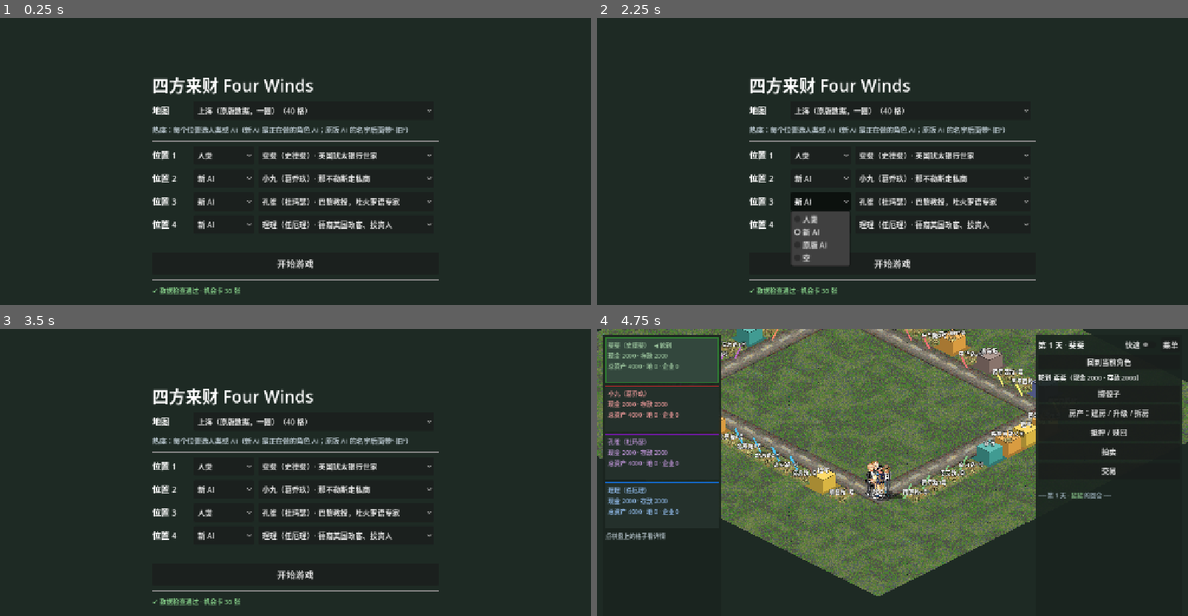
Above: before the commit, frames 1-4 (two rows, left to right).
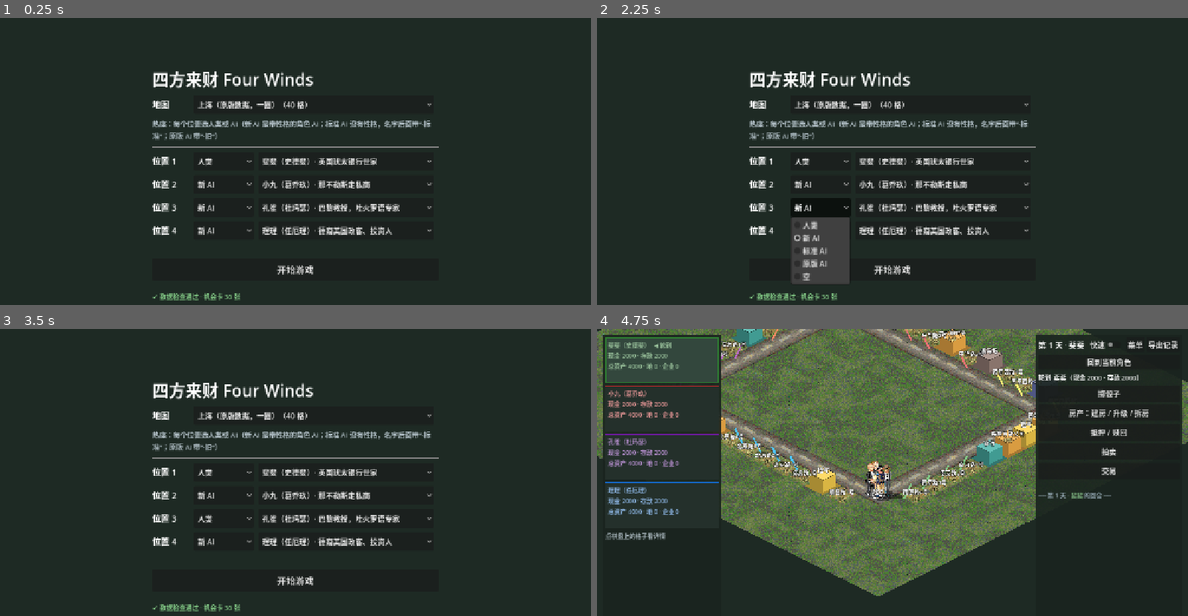
Above: after the commit, the same moments.

Repository: rdfzjack/four-winds
Game: Godot game, scene res://scenes/main.tscn
The game is run twice, just before and just after one commit, with the same random seed, the same clock (stepped at 60 frames per second) and the same inputs.
Inputs:
- Up to frame 1 (0.25 s): no input
- Up to frame 2 (2.25 s): click "人类" at 0.5 s; click "新 AI" at 1.25 s; click "新 AI" at 2 s
- Up to frame 3 (3.5 s): click "新 AI" at 2.75 s
- Up to frame 4 (4.75 s): click "人类" at 3.5 s; click "开始游戏" at 4.25 s

The runs differ from the first frame. In frame 1, 8.3% of the frame differs, in the area x 25-75%, y 18-99%; in frame 2, 9.5%; in frame 3, 8.3%; in frame 4, 0.2%.

Commit message:
AI 框架返工计划；主界面加标准 AI；对局记录导出
- docs：ai_design.md 加 H 节（作者试玩后的结论、标准 AI 的统一道理、
  性格旋钮表、评测场景草案、做的顺序）；plan.md 进度改为框架返工，调参暂停
- 主界面座位加“标准 AI”（名字带“·标准”）
- 对局记录：game.record_history / history / ai_think / export_record；
  棋盘右上角“导出记录”，打完一局自动存到 user://records/
- AI 回答交易、发起交易、买地时记下当时的账

Co-Authored-By: Claude Opus 5.5 <noreply@anthropic.com>
Claude-Session: https://claude.ai/code/session_0179xkGh6yJevFp2qowJuuqR

Diff:
--- a/fourwinds-benti/scripts/core/game.gd
+++ b/fourwinds-benti/scripts/core/game.gd
@@ -48,6 +48,10 @@
 var houses: Dictionary = {}
 var events: Array = []
 var rng := RandomNumberGenerator.new()
+## 对局记录（导出给作者 / 分析 AI 用）：record_history 打开后，每个事件（除了一步步走）和 AI 的想法都记在这里
+var record_history: bool = false
+var history: Array = []
+var seed_used: int = -1         ## 这局的随机种子（导出记录里写上）
 ## 测试和作弊用（原版的 STEP / C 作弊码）：下一次掷骰用的点数 [a, b]；下一张机会卡的编号
 var forced_dice: Array = []
 var forced_cards: Array = []
@@ -80,6 +84,7 @@
 		rng.seed = seed_value
 	else:
 		rng.randomize()
+	seed_used = int(rng.seed)
 	_house_defs.clear()
 	for lv in rules.get("houses", {}).get("levels", []):
 		_house_defs[str(lv["id"])] = lv
@@ -117,6 +122,7 @@
 			}
 	houses.clear()
 	events.clear()
+	history.clear()
 	pending = {}
 	_move = {}
 	winner = -1
@@ -148,6 +154,43 @@
 ## AI 记一笔“性格动作”，评测工具统计用：kind = slip（按错）、mercy（放水）等，见 docs/ai_design.md
 func ai_note(pi: int, kind: String) -> void:
 	_emit("ai_note", {"player": pi, "kind": kind})
+
+
+## AI 记下“为什么这样决定”（估价、得分、留钱线……），只在 record_history 打开时记进对局记录。
+## kind 是决定的种类（trade_answer、trade_propose、buy……），data 是当时算出来的数。
+func ai_think(pi: int, kind: String, data: Dictionary) -> void:
+	if not record_history:
+		return
+	var entry := data.duplicate(true)
+	entry["type"] = "ai_think"
+	entry["kind"] = kind
+	entry["player"] = pi
+	entry["day"] = day
+	history.append(entry)
+
+
+## 每个玩家现在的状况（对局记录用）
+func snapshot() -> Array:
+	var out: Array = []
+	for p in players:
+		out.append({
+			"player": p.index, "name": p.display_name, "cash": p.cash, "deposit": p.deposit,
+			"total_assets": total_assets(p.index), "bankrupt": p.bankrupt, "pos": p.pos,
+			"properties": properties_of(p.index),
+		})
+	return out
+
+
+## 整局的记录：开局信息、每个事件、AI 的想法、现在的局面。存成 JSON 发给 AI 分析。
+func export_record() -> Dictionary:
+	var seats: Array = []
+	for p in players:
+		seats.append({"player": p.index, "name": p.display_name, "character": p.character,
+				"human": p.human, "ai": p.ai, "form": p.form})
+	return {
+		"format": 1, "map": board.id, "seed": seed_used, "day": day, "phase": phase,
+		"winner": winner, "seats": seats, "final": snapshot(), "history": history,
+	}
 
 
 func drain_events() -> Array:
@@ -1413,6 +1456,12 @@
 func _emit(type: String, data: Dictionary) -> void:
 	data["type"] = type
 	events.append(data)
+	if record_history and type != "step":
+		var entry := data.duplicate(true)
+		entry["day"] = day
+		history.append(entry)
+		if type == "turn_start":
+			history.append({"type": "snapshot", "day": day, "players": snapshot()})
 
 
 # ───────────────────────── 自检（测试用）─────────────────────────
--- a/fourwinds-benti/scripts/core/new_ai.gd
+++ b/fourwinds-benti/scripts/core/new_ai.gd
@@ -32,7 +32,9 @@
 				Trader.auction_turn(game, pi)
 				return true
 			"buy_land", "buy_company":
-				if wants_property(game, pi, int(game.pending["tile"])):
+				var buy := wants_property(game, pi, int(game.pending["tile"]))
+				_think_buy(game, pi, int(game.pending["tile"]), buy)
+				if buy:
 					game.buy()
 				else:
 					game.decline()
@@ -84,6 +86,18 @@
 	if not can_spend(game, pi, price):
 		return false
 	return buy_gain(game, pi, tile) > 0.0
+
+
+## 对局记录：买不买地时的账
+static func _think_buy(game, pi: int, tile: int, buy: bool) -> void:
+	if not game.record_history:
+		return
+	var p = game.players[pi]
+	game.ai_think(pi, "buy", {
+		"tile": tile, "buy": buy, "price": game.property_price(tile),
+		"worth": Valuer.property_worth(game, pi, tile), "gain": buy_gain(game, pi, tile),
+		"cash": p.cash, "deposit": p.deposit, "reserve": Valuer.reserve(game, pi),
+	})
 
 
 static func buy_gain(game, pi: int, tile: int) -> float:
--- a/fourwinds-benti/scripts/core/trader.gd
+++ b/fourwinds-benti/scripts/core/trader.gd
@@ -152,6 +152,7 @@
 static func answer(game, pi: int) -> void:
 	var offer: Dictionary = game.pending["offer"]
 	var score := trade_score(game, pi, offer)
+	_think_answer(game, pi, offer, score)
 	if game.pending["stage"] == "counter":
 		# 自己发起的、对方还了价：按自己的区间回答
 		game.trade_answer(accepts(game, pi, score))
@@ -167,6 +168,23 @@
 		if not counter.is_empty() and game.trade_counter(counter) == "":
 			return
 	game.trade_answer(false)
+
+
+## 对局记录：回答交易时心里的账（得失、交出去的值多少、对方多出来的、得分和两条线、留钱线）
+static func _think_answer(game, pi: int, offer: Dictionary, score: float) -> void:
+	if not game.record_history:
+		return
+	var e := trade_effect(game, pi, offer)
+	var p = game.players[pi]
+	game.ai_think(pi, "trade_answer", {
+		"offer": offer.duplicate(true), "stage": str(game.pending.get("stage", "")),
+		"net": e["net"], "lost": e["lost"], "other_gain": e["other"],
+		"harm": harm(game, pi, e["other"]), "score": score if score != -INF else -99999.0,
+		"reject_below": param(game, pi, "trade_reject_pct", 0),
+		"accept_from": param(game, pi, "trade_accept_pct", 10),
+		"counter_from": param(game, pi, "trade_counter_pct", -30),
+		"cash": p.cash, "deposit": p.deposit, "reserve": Valuer.reserve(game, pi),
+	})
 
 
 ## 还价：有 counter_tile_pct% 的概率先试“改要对方的一块关键地”（不要钱）；
@@ -261,6 +279,15 @@
 		return false
 	asked[best["_key"]] = game.day
 	best.erase("_key")
+	if game.record_history:
+		var mine := trade_effect(game, pi, best)
+		var theirs := trade_effect(game, int(best["to"]), best)
+		game.ai_think(pi, "trade_propose", {
+			"offer": best.duplicate(true), "my_net": mine["net"], "my_harm": harm(game, pi, mine["other"]),
+			"their_net_guess": theirs["net"], "their_lost_guess": theirs["lost"],
+			"guess_accept": param(game, pi, "trade_guess_accept_pct", 50),
+			"reserve": Valuer.reserve(game, pi),
+		})
 	p.ai_memory["trade_last"] = {"to": best["to"], "get": best["get"].duplicate(), "day": game.day}
 	return game.propose_trade(best) == ""
 
--- a/fourwinds-benti/scripts/ui/main.gd
+++ b/fourwinds-benti/scripts/ui/main.gd
@@ -1,12 +1,14 @@
 extends Control
-## 主界面：选座位（每个位置选人类 / 新 AI / 原版 AI / 空，再选角色），然后开始热座对局。
+## 主界面：选座位（每个位置选人类 / 新 AI / 标准 AI / 原版 AI / 空，再选角色），然后开始热座对局。
 ## 同时显示数据检查结果，数据读取有问题时在这里能看到。
 
 const SEAT_COUNT := 4
-const SEAT_KINDS := ["人类", "新 AI", "原版 AI", "空"]
-## 每种座位对应的 AI 版本（见 scripts/core/ai.gd）
-const SEAT_AI := ["", "new", "original", ""]
-const EMPTY_KIND := 3
+const SEAT_KINDS := ["人类", "新 AI", "标准 AI", "原版 AI", "空"]
+## 每种座位对应的 AI 版本（见 scripts/core/ai.gd）。标准 AI = 没有性格、按“认真玩家”打的新 AI
+const SEAT_AI := ["", "new", "standard", "original", ""]
+## AI 版本名字后面加的标记，对局里分得清
+const SEAT_SUFFIX := {"standard": "·标准", "original": "·旧"}
+const EMPTY_KIND := 4
 const DEFAULT_KINDS := [0, 1, 1, 1]
 const BACKGROUND := Color("#1e2a24")
 
@@ -33,7 +35,7 @@
 
 	_label(box, "四方来财 Four Winds", 36, Color.WHITE)
 	_add_map_choice(box)
-	_label(box, "热座：每个位置选人类或 AI（新 AI 是正在做的角色 AI；原版 AI 的名字后面带“·旧”）", 15,
+	_label(box, "热座：每个位置选人类或 AI（新 AI 是带性格的角色 AI；标准 AI 没有性格，名字后面带“·标准”；原版 AI 带“·旧”）", 15,
 			Color("#b0bec5"))
 	box.add_child(HSeparator.new())
 
@@ -126,9 +128,8 @@
 		var spec := {"character": cid, "human": kind == 0}
 		if SEAT_AI[kind] != "":
 			spec["ai"] = SEAT_AI[kind]
-		# 原版 AI 名字后面加标记，对局里分得清
-		if SEAT_AI[kind] == "original":
-			spec["name_suffix"] = "·旧"
+		if SEAT_SUFFIX.has(SEAT_AI[kind]):
+			spec["name_suffix"] = SEAT_SUFFIX[SEAT_AI[kind]]
 		specs.append(spec)
 	if specs.size() < 2:
 		_hint.text = "至少要 2 个玩家。"
--- a/fourwinds-benti/scripts/ui/table.gd
+++ b/fourwinds-benti/scripts/ui/table.gd
@@ -74,6 +74,7 @@
 	if not errors.is_empty():
 		push_error("开局失败：" + str(errors))
 		return
+	game.record_history = true
 	game.start()
 	_build_map()
 	_build_ui()
@@ -144,6 +145,11 @@
 	menu.text = "菜单"
 	menu.pressed.connect(func() -> void: get_tree().change_scene_to_file("res://scenes/main.tscn"))
 	top.add_child(menu)
+	var save := Button.new()
+	save.text = "导出记录"
+	save.tooltip_text = "把这局到现在的记录（含 AI 的想法）存成 JSON，路径写在日志里"
+	save.pressed.connect(_export_record)
+	top.add_child(save)
 	var home := Button.new()
 	home.text = "回到当前角色"
 	home.tooltip_text = "镜头回到当前玩家（拖动地图、方向键 / WASD 平移，滚轮缩放）"
@@ -284,6 +290,8 @@
 			_move_token(int(ev["player"]), game.players[int(ev["player"])].pos)
 		"rolled":
 			_dice.values = ev["dice"]
+		"game_over":
+			_export_record()
 		"turn_start":
 			_dice.values = []
 			_camera.focus(_map.token_position(int(ev["player"])))
@@ -1098,3 +1106,18 @@
 	if hid != 0:
 		text += " · %s" % _house_name(str(game.houses[hid]["kind"]))
 	return text
+
+
+## 对局记录存到 user://records/（Windows 上在 %APPDATA%\Godot\app_userdata\项目名\records），
+## 文件名带时间。打完一局会自动存一次。
+func _export_record() -> void:
+	DirAccess.make_dir_recursive_absolute("user://records")
+	var stamp := Time.get_datetime_string_from_system().replace(":", "-")
+	var path := "user://records/record_%s_day%d.json" % [stamp, game.day]
+	var f := FileAccess.open(path, FileAccess.WRITE)
+	if f == null:
+		_log.append_text("[color=#ef5350]记录存不了：%s[/color]\n" % path)
+		return
+	f.store_string(JSON.stringify(game.export_record(), " "))
+	f.close()
+	_log.append_text("[color=#81c784]对局记录已存：%s[/color]\n" % ProjectSettings.globalize_path(path))
--- a/fourwinds-benti/tests/trader_tests.gd
+++ b/fourwinds-benti/tests/trader_tests.gd
@@ -29,6 +29,7 @@
 	test_propose_street()
 	test_auction_limit()
 	test_personality()
+	test_record()
 
 
 ## 玩家 0 是人类，1 是新 AI，2 是原版 AI（3 人局：2 人局里一方赚多少另一方就亏多少，凑街交易本来就谈不成）
@@ -134,3 +135,27 @@
 	g4.players[1].ai = "standard"
 	runner.check(Valuer.param(g4, 1, "value_horizon_days", -1)
 			== float(AiProfiles.table[""]["value_horizon_days"]), "标准 AI 用 standard 参数")
+
+
+## 对局记录：开了 record_history 才记；能转成 JSON；有事件、回合快照和 AI 的想法
+func test_record() -> void:
+	var g := new_game()
+	var t: int = street(g)[0]
+	g.props[t]["owner"] = 1
+	g.propose_trade({"from": 0, "to": 1, "get": [t], "get_cash": 0, "give": [], "give_cash": 10})
+	NewAi.step(g)
+	runner.check(g.history.is_empty(), "没开对局记录时不记")
+	g = new_game()
+	g.record_history = true
+	g.props[t]["owner"] = 1
+	g.propose_trade({"from": 0, "to": 1, "get": [t], "get_cash": 0, "give": [], "give_cash": 10})
+	NewAi.step(g)
+	var kinds := {}
+	for e in g.history:
+		kinds[str(e["type"]) + ":" + str(e.get("kind", ""))] = true
+	runner.check(kinds.has("trade_proposed:") and kinds.has("ai_think:trade_answer"),
+			"对局记录有交易事件和 AI 回答时的想法 %s" % str(kinds.keys()))
+	var rec: Dictionary = g.export_record()
+	var back = JSON.parse_string(JSON.stringify(rec))
+	runner.check(back is Dictionary and back["seats"].size() == 3 and back["seed"] == 1,
+			"对局记录能转成 JSON，带座位和种子")
Not shown, changed: docs/ai_design.md
Not shown, changed: docs/plan.md
